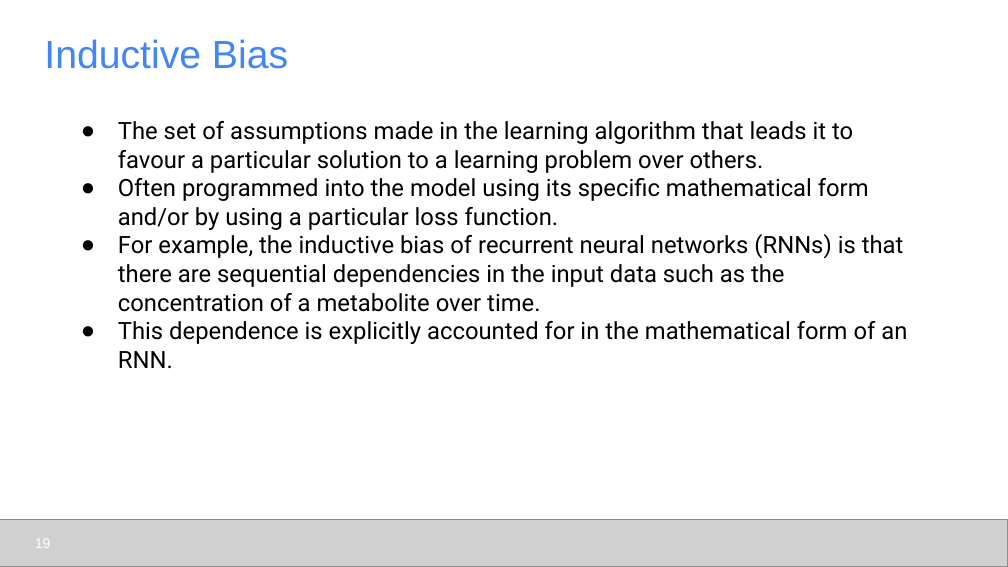
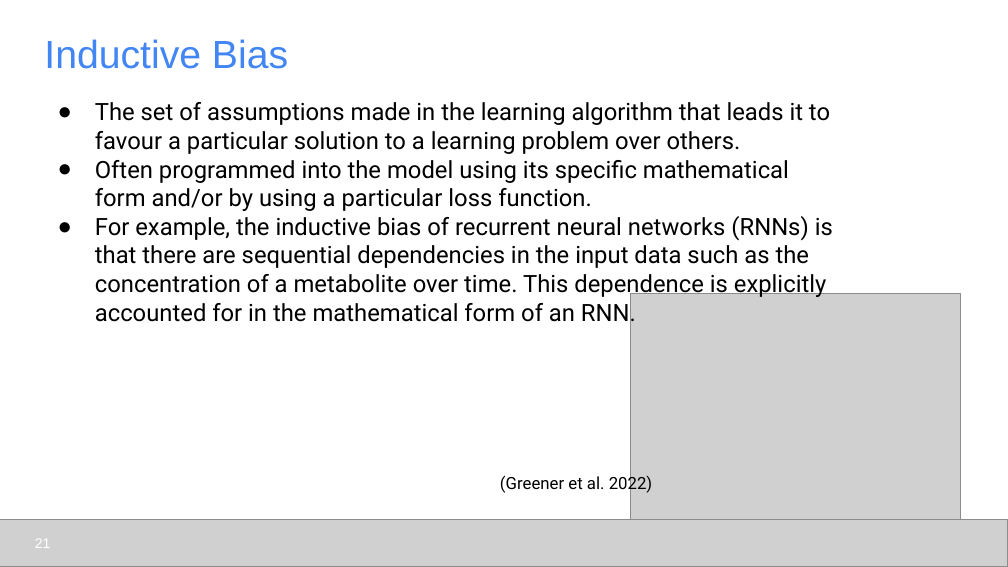
Before and after one commit to udel-cbcb/al_ml_workshop, a slide deck: slide 21 of Day_1/Lectures/Day_1_Lecture_1_Introduction_to_Artificial_Intelligence_and_Machine_Learning.pptx (slide 19 before the commit). Drawn at 1008x567 pixels with LibreOffice and Linux fonts; fonts in the diff are those of the drawing; grey boxes stand for pictures. Boxes give left, top, right and bottom in pixels: in the first picture for what was removed or moved away, otherwise in the second. Text is boxed around its words. In the diff, an @@ line names an element or a change of style, - is before the commit and + after.

```diff
--- a/Day_1/Lectures/Day_1_Lecture_1_Introduction_to_Artificial_Intelligence_and_Machine_Learning.pptx
+++ b/Day_1/Lectures/Day_1_Lecture_1_Introduction_to_Artificial_Intelligence_and_Machine_Learning.pptx
@@ text "The set of assumptions made ...": place and size @@
-text "The set of assumptions made ..." at [118,121,907,368]
+text "The set of assumptions made ..." at [95,102,833,326]
@@ text at [95,216,833,326]: text changed @@
-● For example, the inductive bias of recurrent neural networks (RNNs) is that there are sequential dependencies in the input data such as the concentration of a metabolite over time.
-● This dependence is explicitly accounted for in the mathematical form of an RNN.
+● For example, the inductive bias of recurrent neural networks (RNNs) is that there are sequential dependencies in the input data such as the concentration of a metabolite over time. This dependence is explicitly accounted for in the mathematical form of an RNN.
@@ picture added at [631,293,961,521] @@
@@ text added at [500,474,653,494], 12 pt, text #000000 @@
+(Greener et al. 2022)
@@ page number at [35,539,51,548]: text changed @@
-19
+21
```
Also in this commit, not shown: 9 other slides changed, 3 slides added, 7 other files.
